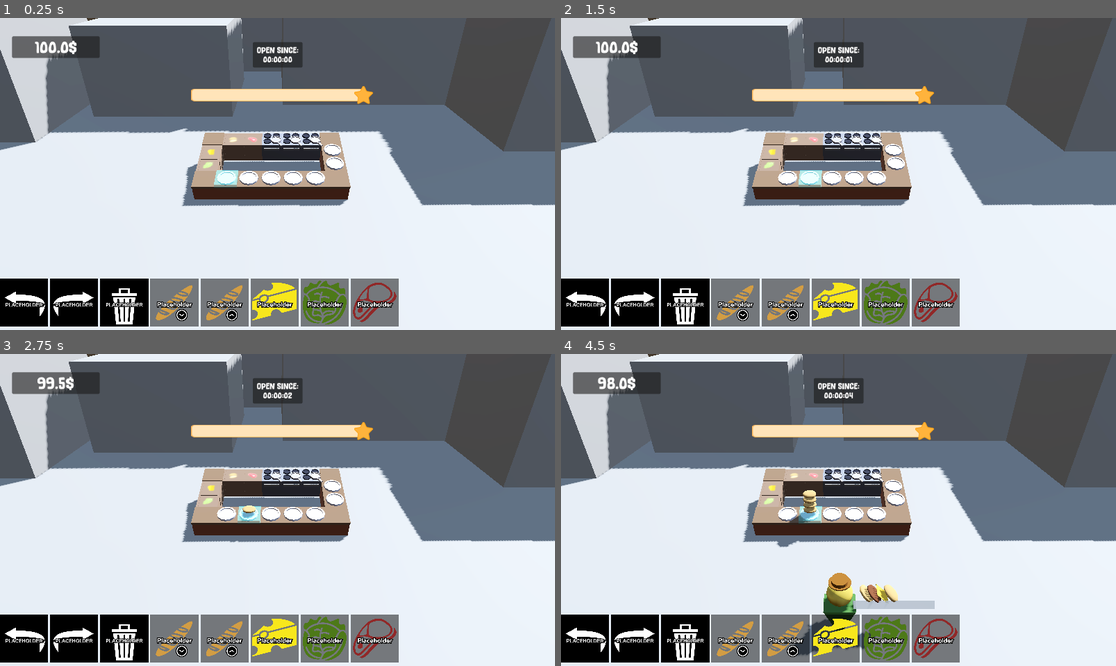
Above: before the commit, frames 1-4 (two rows, left to right).
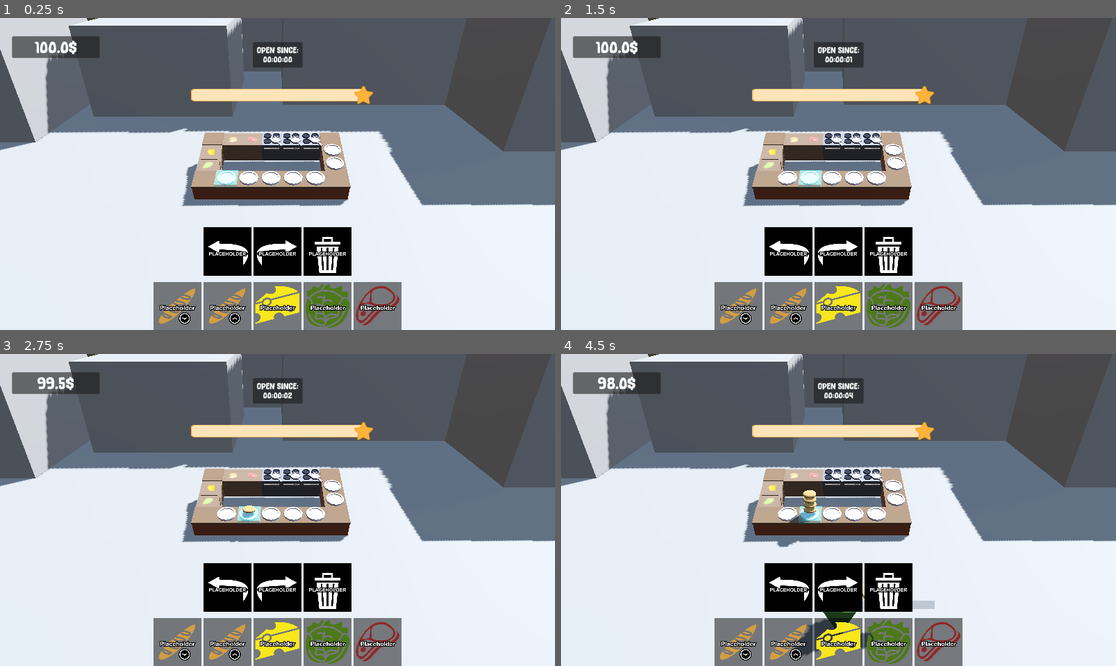
Above: after the commit, the same moments.

Repository: thewasmans/2026-game-jam-burger-truck
Game: Godot game, scene res://scenes/main.tscn
Same seed, same stepped clock (60 frames per second), same inputs: the game is played once before the commit and once after it.
Inputs (mouse positions are in pixels of both pictures, inside the frame that each line leads up to; where the layout moved, square brackets give the same spot in the first picture):
- Up to frame 1 (0.25 s): no input
- Up to frame 2 (1.5 s): click (788, 252) [583, 301] at 0.5 s; click (838, 252) [633, 301] at 1.25 s
- Up to frame 3 (2.75 s): click (172, 637) at 2.02 s
- Up to frame 4 (4.5 s): click (738, 641) at 2.77 s; click (783, 637) at 3.52 s; click (788, 641) at 4.27 s

The runs differ from the first frame. In frame 1, 11% of the frame differs, in the area x 0-73%, y 67-100%; in frame 2, 11%; in frame 3, 11%; in frame 4, 11%.

Commit message:
update ui

Diff:
--- a/contents/prefabs/ui/game_ui.tscn
+++ b/contents/prefabs/ui/game_ui.tscn
@@ -31,12 +31,12 @@
 theme = ExtResource("1_ajtxk")
 script = ExtResource("1_84on6")
 reputation_slider = NodePath("HSlider")
-container_buttons_ingredients = NodePath("HBoxIngredientsButtons")
+container_buttons_ingredients = NodePath("HBoxIngredientsButton")
 money_label = NodePath("Money/PanelContainer/Label")
 theme_ingredients = ExtResource("3_uuvj8")
-button_left = NodePath("HBoxIngredientsButtons/ButtonLeft")
-button_right = NodePath("HBoxIngredientsButtons/ButtonRight")
-button_delete = NodePath("HBoxIngredientsButtons/ButtonDelete")
+button_left = NodePath("HBoxControl/ButtonLeft")
+button_right = NodePath("HBoxControl/ButtonRight")
+button_delete = NodePath("HBoxControl/ButtonDelete")
 
 [node name="Panel" type="Panel" parent="." unique_id=1249262908]
 layout_mode = 1
@@ -84,17 +84,19 @@
 value = 10.0
 editable = false
 
-[node name="HBoxIngredientsButtons" type="HBoxContainer" parent="." unique_id=1966454403]
+[node name="HBoxControl" type="HBoxContainer" parent="." unique_id=2039292817]
 layout_mode = 1
 anchors_preset = 12
 anchor_top = 1.0
 anchor_right = 1.0
 anchor_bottom = 1.0
-offset_top = -113.0
+offset_top = -212.845
+offset_bottom = -112.84497
 grow_horizontal = 2
 grow_vertical = 0
+alignment = 1
 
-[node name="ButtonLeft" type="Button" parent="HBoxIngredientsButtons" unique_id=1872290763]
+[node name="ButtonLeft" type="Button" parent="HBoxControl" unique_id=392811196]
 custom_minimum_size = Vector2(100, 100)
 layout_mode = 2
 theme = ExtResource("3_uuvj8")
@@ -102,7 +104,7 @@
 theme_override_styles/hover = SubResource("StyleBoxFlat_cdxd4")
 icon = ExtResource("5_nkv2q")
 
-[node name="ButtonRight" type="Button" parent="HBoxIngredientsButtons" unique_id=344388307]
+[node name="ButtonRight" type="Button" parent="HBoxControl" unique_id=1738100146]
 custom_minimum_size = Vector2(100, 100)
 layout_mode = 2
 theme = ExtResource("3_uuvj8")
@@ -110,12 +112,23 @@
 theme_override_styles/hover = SubResource("StyleBoxFlat_cdxd4")
 icon = ExtResource("6_ckmay")
 
-[node name="ButtonDelete" type="Button" parent="HBoxIngredientsButtons" unique_id=173277496]
+[node name="ButtonDelete" type="Button" parent="HBoxControl" unique_id=1508579575]
 layout_mode = 2
 theme = ExtResource("3_uuvj8")
 theme_override_styles/normal = SubResource("StyleBoxFlat_ckmay")
 theme_override_styles/hover = SubResource("StyleBoxFlat_cdxd4")
 icon = ExtResource("7_ckmay")
+
+[node name="HBoxIngredientsButton" type="HBoxContainer" parent="." unique_id=1966454403]
+layout_mode = 1
+anchors_preset = 12
+anchor_top = 1.0
+anchor_right = 1.0
+anchor_bottom = 1.0
+offset_top = -8.0
+grow_horizontal = 2
+grow_vertical = 0
+alignment = 1
 
 [node name="Money" parent="." unique_id=1829518468 instance=ExtResource("5_ytt4t")]
 layout_mode = 1
